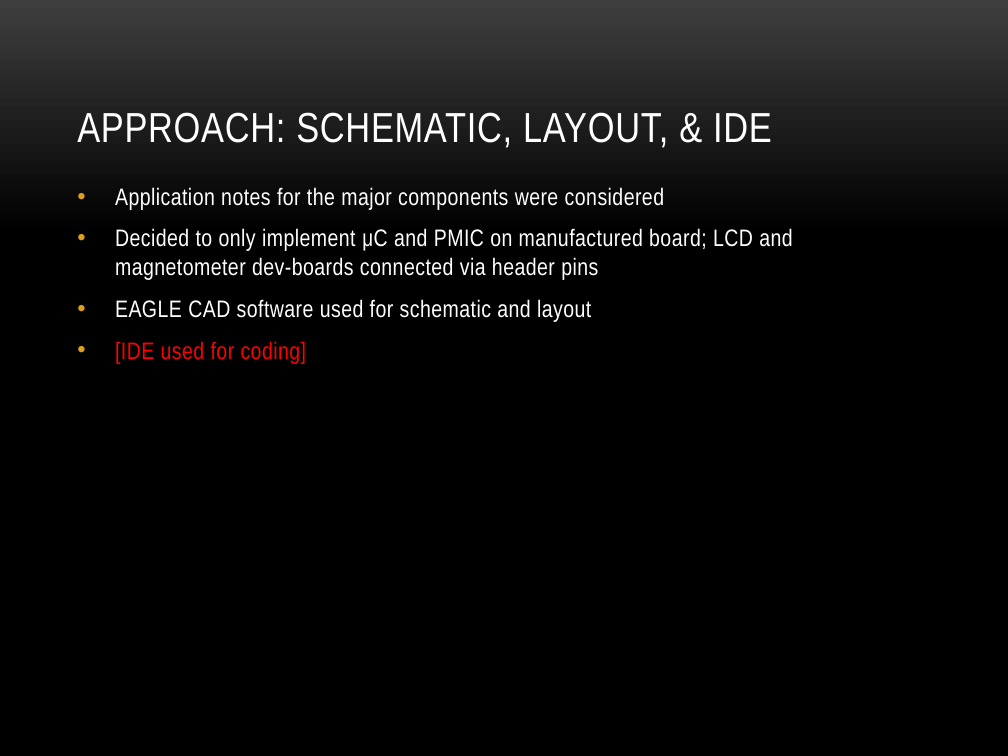
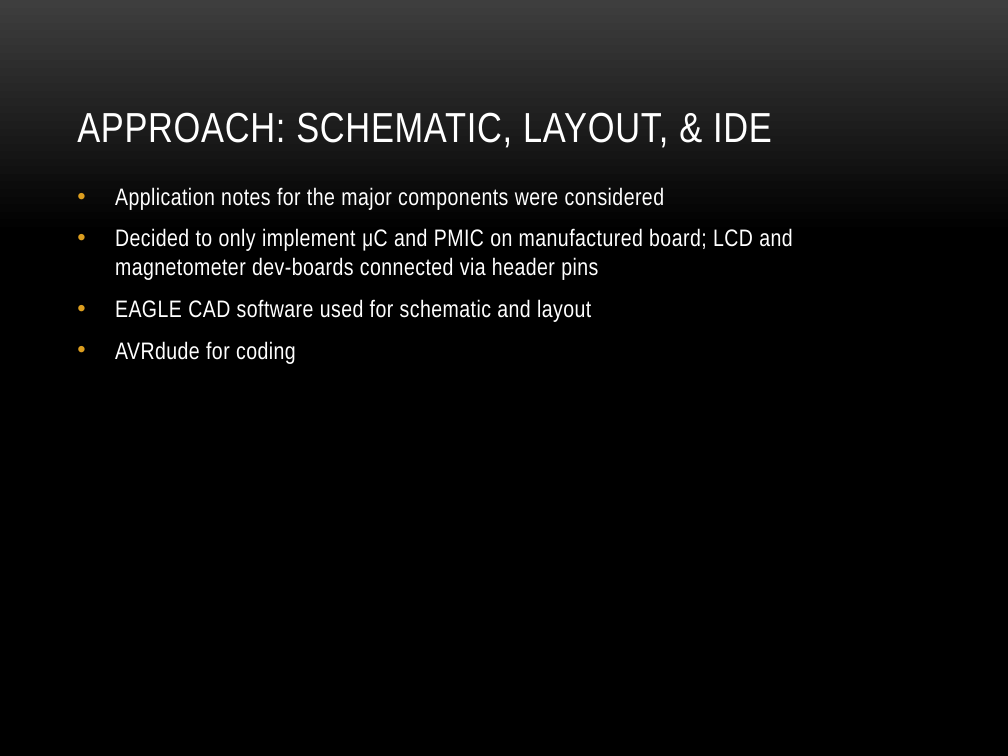
Before and after one commit to dosferatu/electronic-compass, a slide deck: slide 10 of Documentation/Project Documentation/Project Presentation.pptx. Drawn at 1008x756 pixels with LibreOffice and Linux fonts; fonts in the diff are those of the drawing; background and template pictures are left out. Boxes give left, top, right and bottom in pixels: in the first picture for what was removed or moved away, otherwise in the second. Text is boxed around its words. In the diff, an @@ line names an element or a change of style, - is before the commit and + after.

```diff
--- a/Documentation/Project Documentation/Project Presentation.pptx
+++ b/Documentation/Project Documentation/Project Presentation.pptx
@@ text at (x1=115, y1=341, x2=296, y2=364): text changed; text colour #FF0000 to #FFFFFF @@
-• [IDE used for coding]
+• AVRdude for coding
```
Also in this commit, not shown: 1 other slide changed, 3 slides added, 2 slides removed, 1 other file.
